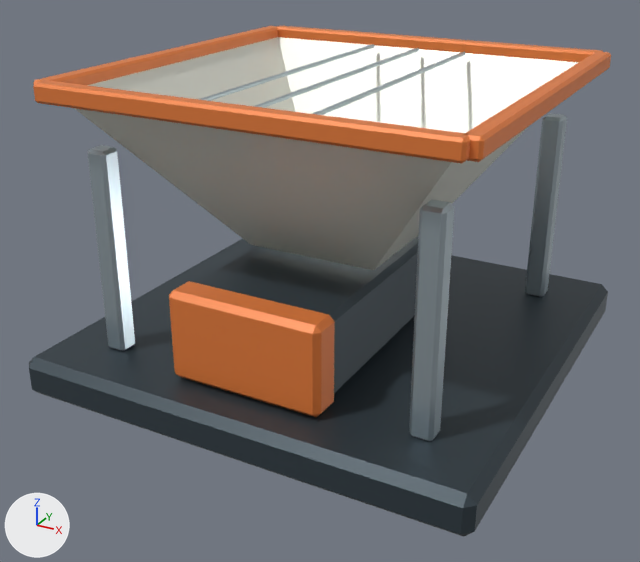
What one commit did to the glTF model lunar-art-test/game/assets/hopper.glb.
Camera for both pictures: a camera (50 mm lens) standing at (2.87, -5.58, 3.37) and looking at (-0.06, -0.25, 0.71). The lights are fixed; the arrows at lower left show +X, +Y and +Z. The picture after the commit comes second. Where no turn or scale is listed for an object, it has been applied to the vertices. Vertices at exactly the same position are counted once.

The first picture shows 'hopper_dark.001', 'hopper_ivory.001', 'hopper_metal.001', 'hopper_orange.001'.
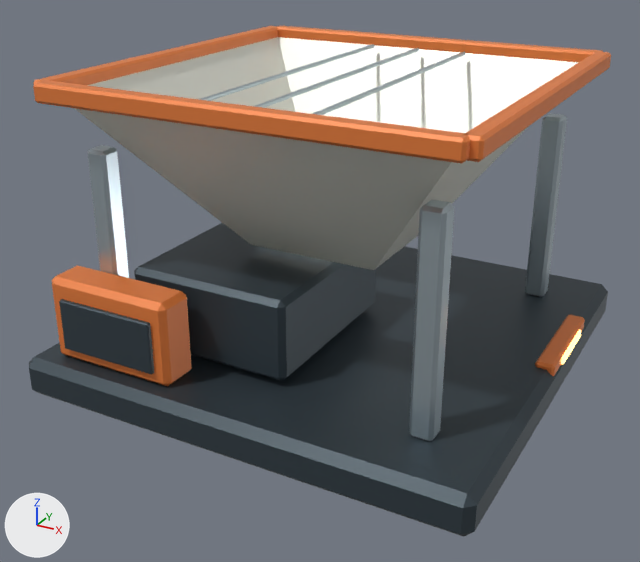
Where the newer file only moved an object's origin or applied its transform, the numbers keep the older frame.

Location of each change, [x1, y1, x2, y2] in pixels of the pictures (640 x 562 px; the box of a moved part takes in the faces that stretch with it):
'hopper_dark.001', reshaped: before [29, 236, 608, 537]; after [29, 223, 608, 537]
'hopper_orange.001', reshaped (8% shorter): before [33, 25, 611, 417]; after [33, 25, 611, 386]
'hopper_light', added: after [561, 330, 581, 364]
part 1 of me_cube_383, added: after [59, 299, 154, 375]
part 2 of me_cube_383, moved or reshaped: before [197, 236, 418, 393]; after [134, 223, 376, 381]
part 3 of me_cube_388, moved or reshaped: before [169, 281, 335, 417]; after [52, 266, 192, 386]
part 4 of me_cube_388, added (orange): after [535, 315, 585, 376]

Edits to the bpy script that builds the scene:
```text
Add mat_lunar___warm_powered_emission:
    mat_lunar___warm_powered_emission = principled_material('Lunar • warm powered emission')
    mat_lunar___warm_powered_emission.base_color = (1.0, 0.61, 0.2)  # orange #ffcd7c
    mat_lunar___warm_powered_emission.metallic = 0.1
    mat_lunar___warm_powered_emission.roughness = 0.3
    mat_lunar___warm_powered_emission.emission_color = (1.0, 0.61, 0.2)  # orange #ffcd7c
    mat_lunar___warm_powered_emission.emission_strength = 3.0
Change me_cube_383:
    used by ob_hopper_dark_001; location = (0.0, 0.0, 0.0)
    remove me_cube_383.from_pydata(...)  # 48 vertices, 88 faces; spans x -1.7..1.7, y -1.7..1.7, z 0.01..0.95
    add me_cube_383.from_pydata(...)  # 72 vertices, 132 faces; spans x -1.7..1.7, y -1.7..1.7, z 0.01..0.95
    me_cube_383 part 1: a new loose piece of 24 vertices spanning x -1.39..-0.61, y -1.58..-1.54, z 0.41..0.79, in mat_lunar___graphite_structure_002 (greyish blue #3c4850)
    me_cube_383 part 2: 24 vertices moved from x -0.55..0.55, y -1.23..0.52, z 0.35..0.95 to x -1.08..0.18, y -1.17..0.28, z 0.35..0.95
Change me_cube_388:
    used by ob_hopper_orange_001; location = (0.0, 0.0, 0.0)
    remove me_cube_388.from_pydata(...)  # 120 vertices, 220 faces; spans x -1.52..1.52, y -1.52..1.52, z 0.32..2.27
    add me_cube_388.from_pydata(...)  # 144 vertices, 264 faces; spans x -1.52..1.69, y -1.55..1.52, z 0.05..2.27
    me_cube_388 part 3: the loose piece of 24 vertices spanning x -0.58..0.57, y -1.42..-1.17, z 0.32..0.98 is scaled about its middle by (0.863, 1.25, 0.95), then moved by (-1.0, -0.1, -0.03)
    me_cube_388 part 4: a new loose piece of 24 vertices spanning x 1.55..1.69, y -0.05..0.85, z 0.05..0.35, in mat_lunar___burnt_orange_safety_002 (orange #e77e3c)
Add me_cube_171:
    me_cube_171.from_pydata(...)  # 24 vertices, 44 faces; spans x 1.69..1.71, y 0.15..0.65, z 0.27..0.33
    me_cube_171.materials.append(mat_lunar___warm_powered_emission)  # orange #ffcd7c, glowing orange #ffcd7c
Add ob_hopper_light:
    ob_hopper_light = bpy.data.objects.new('hopper_light', me_cube_171)
    ob_hopper_light.location = (0.0, 0.0, 0.0)
```
